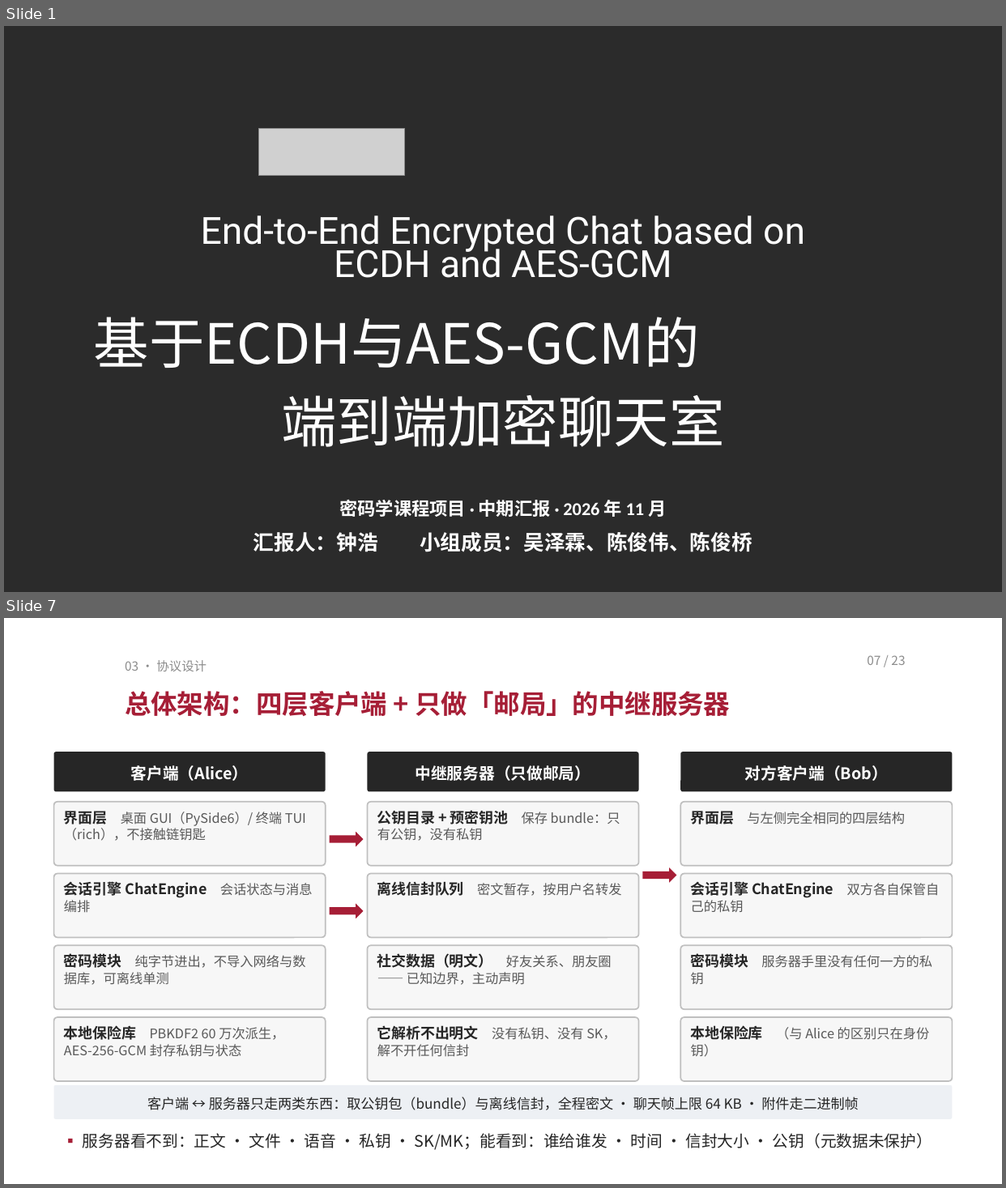
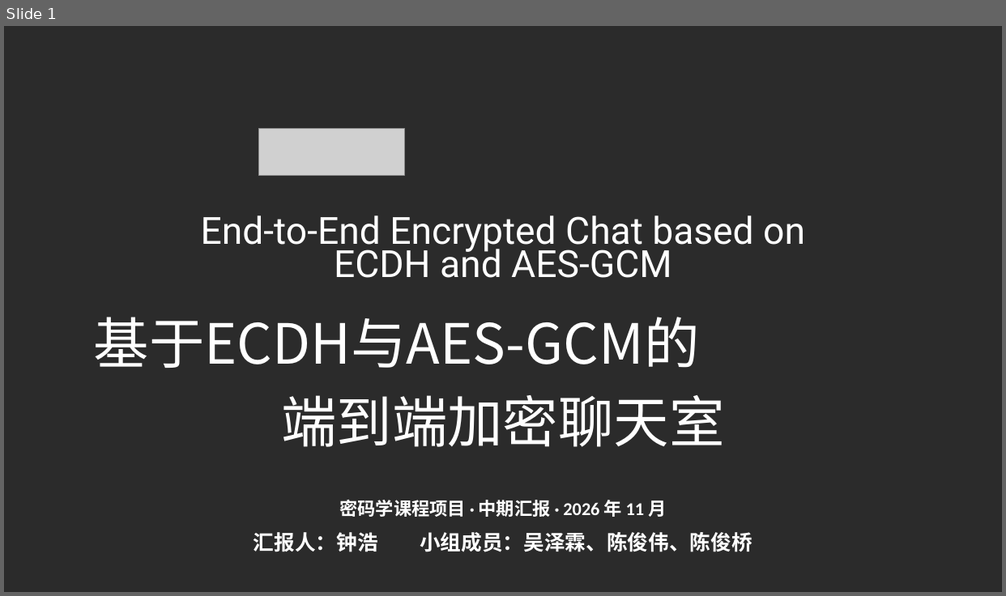
Before and after one commit to TomHaoZi/ECNUchat, a slide deck: 中期汇报/ECNUchat-中期汇报.pptx. Shown one above the other, each under a label of ours: slides 1 and 7 before the commit, slide 1 after it; the slides between them are not shown. The pictures are 1006x1188 and 1006x596 pixels, drawn with LibreOffice and Linux fonts; fonts in the diff are those of the drawing; grey boxes stand for pictures; background and template pictures are left out; a plain dark background stands for a picture behind light text. Boxes give left, top, right and bottom in pixels: in the first picture for what was removed or moved away, otherwise in the second. Text is boxed around its words. In the diff, an @@ line names an element or a change of style, - is before the commit and + after.

```diff
--- a/中期汇报/ECNUchat-中期汇报.pptx
+++ b/中期汇报/ECNUchat-中期汇报.pptx
@@ slide 7 removed at (4,618,1002,1184), background #FFFFFF @@
@@ text removed at (125,660,206,671) @@
-03 · 协议设计
@@ text removed at (867,655,905,665) @@
-07 / 23
@@ text removed at (125,691,730,716) @@
-总体架构：四层客户端 + 只做「邮局」的中继服务器
@@ rounded rectangle removed at (54,752,326,791) @@
-客户端（Alice）
@@ rounded rectangle removed at (367,752,639,791) @@
-中继服务器（只做邮局）
@@ rounded rectangle removed at (680,752,952,791) @@
-对方客户端（Bob）
@@ rounded rectangle removed at (54,802,326,866) @@
-界面层 桌面 GUI（PySide6）/ 终端 TUI（rich），不接触链钥匙
@@ rounded rectangle removed at (367,802,639,866) @@
-公钥目录 + 预密钥池 保存 bundle：只有公钥，没有私钥
@@ rounded rectangle removed at (680,802,952,866) @@
-界面层 与左侧完全相同的四层结构
@@ right arrow removed at (330,832,364,846) @@
@@ rounded rectangle removed at (54,873,326,937) @@
-会话引擎 ChatEngine 会话状态与消息编排
@@ rounded rectangle removed at (367,873,639,937) @@
-离线信封队列 密文暂存，按用户名转发
@@ right arrow removed at (642,867,676,882) @@
@@ rounded rectangle removed at (680,873,952,937) @@
-会话引擎 ChatEngine 双方各自保管自己的私钥
@@ right arrow removed at (330,903,364,919) @@
@@ rounded rectangle removed at (54,945,326,1009) @@
-密码模块 纯字节进出，不导入网络与数据库，可离线单测
@@ rounded rectangle removed at (367,945,639,1009) @@
-社交数据（明文） 好友关系、朋友圈 —— 已知边界，主动声明
@@ rounded rectangle removed at (680,945,952,1009) @@
-密码模块 服务器手里没有任何一方的私钥
@@ rounded rectangle removed at (54,1017,326,1081) @@
-本地保险库 PBKDF2 60 万次派生，AES-256-GCM 封存私钥与状态
@@ rounded rectangle removed at (367,1017,639,1081) @@
-它解析不出明文 没有私钥、没有 SK，解不开任何信封
@@ rounded rectangle removed at (680,1017,952,1081) @@
-本地保险库 （与 Alice 的区别只在身份钥）
@@ rounded rectangle removed at (54,1085,952,1119) @@
-客户端 ↔ 服务器只走两类东西：取公钥包（bundle）与离线信封，全程密文 · 聊天帧上限 64 KB · 附件走二进制帧
@@ text removed at (83,1133,932,1150) @@
-▪ 服务器看不到：正文 · 文件 · 语音 · 私钥 · SK/MK；能看到：谁给谁发 · 时间 · 信封大小 · 公钥（元数据未保护）
```
Also in this commit, not shown: 15 slides changed, 5 other slides removed, 3 other files.
